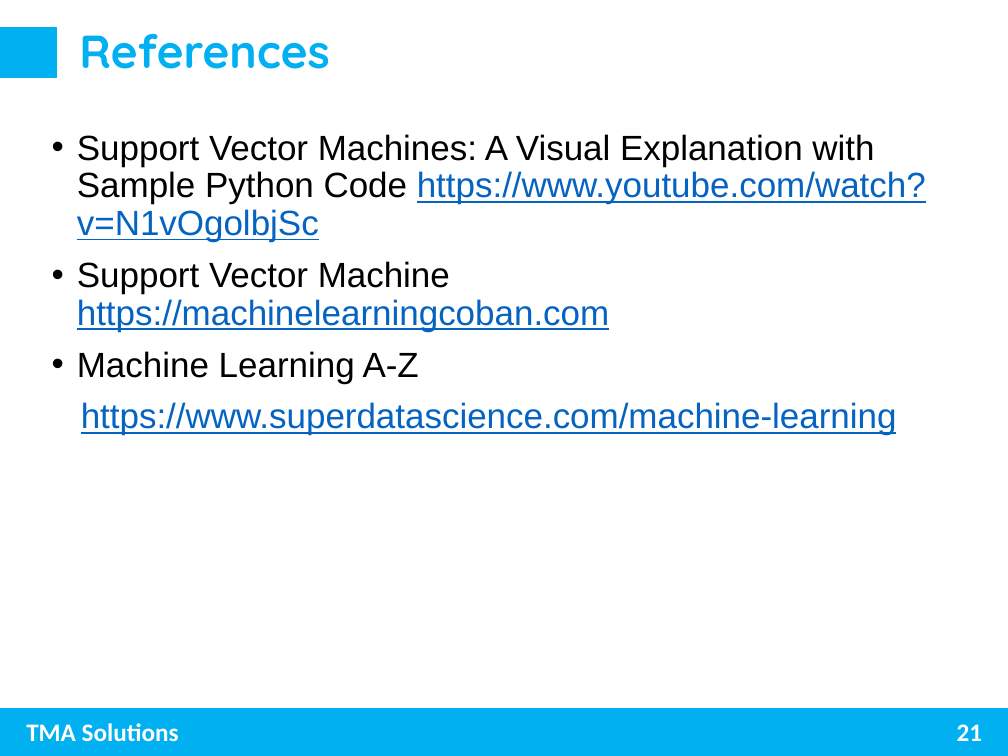
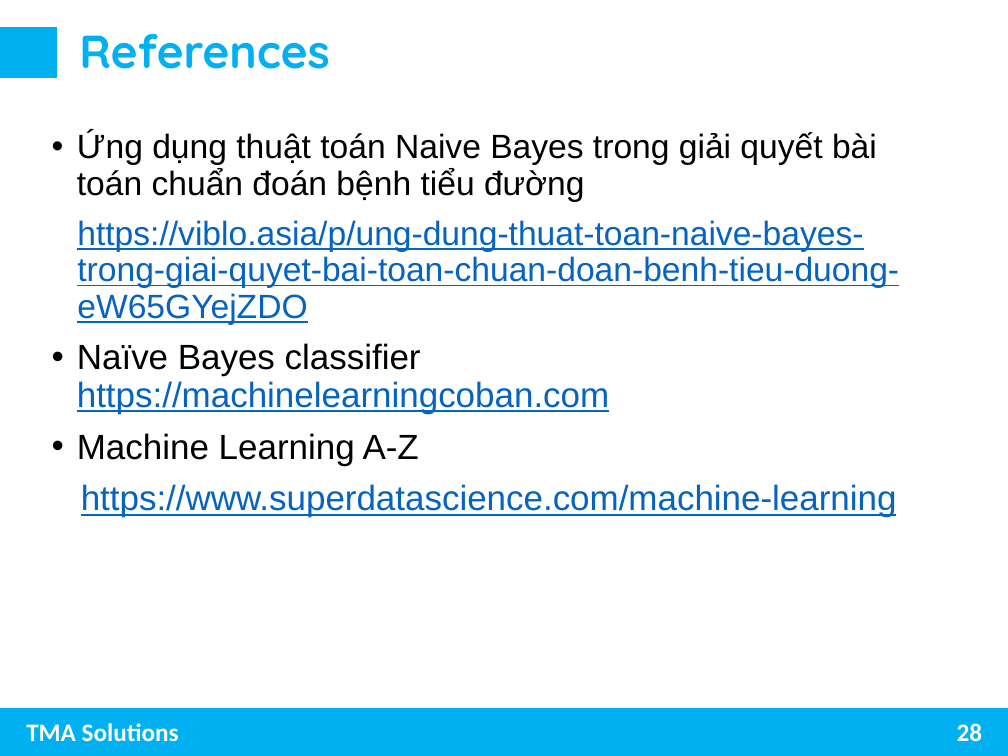
Before and after one commit to trungnghia2009/MachineLearning, a slide deck: slide 28 of Naive Bayes.pptx (slide 21 before the commit). Drawn at 1008x756 pixels with LibreOffice and Linux fonts; fonts in the diff are those of the drawing. Boxes give left, top, right and bottom in pixels: in the first picture for what was removed or moved away, otherwise in the second. Text is boxed around its words. In the diff, an @@ line names an element or a change of style, - is before the commit and + after.

Commit message:
update naive Bayes

```diff
--- a/Naive Bayes.pptx
+++ b/Naive Bayes.pptx
@@ text at (77,132,899,414): text changed; size 25 to 24 pt; text colour #000000 to #0563C1 @@
-• Support Vector Machines: A Visual Explanation with Sample Python Code https://www.youtube.com/watch?v=N1vOgolbjSc
-• Support Vector Machine https://machinelearningcoban.com
+• Ứng dụng thuật toán Naive Bayes trong giải quyết bài toán chuẩn đoán bệnh tiểu đường
+https://viblo.asia/p/ung-dung-thuat-toan-naive-bayes-trong-giai-quyet-bai-toan-chuan-doan-benh-tieu-duong-eW65GYejZDO
+• Naïve Bayes classifier https://machinelearningcoban.com
@@ page number at (957,723,983,742): text changed @@
-21
+28
```
Also in this commit, not shown: 8 other slides changed, 7 slides added.
